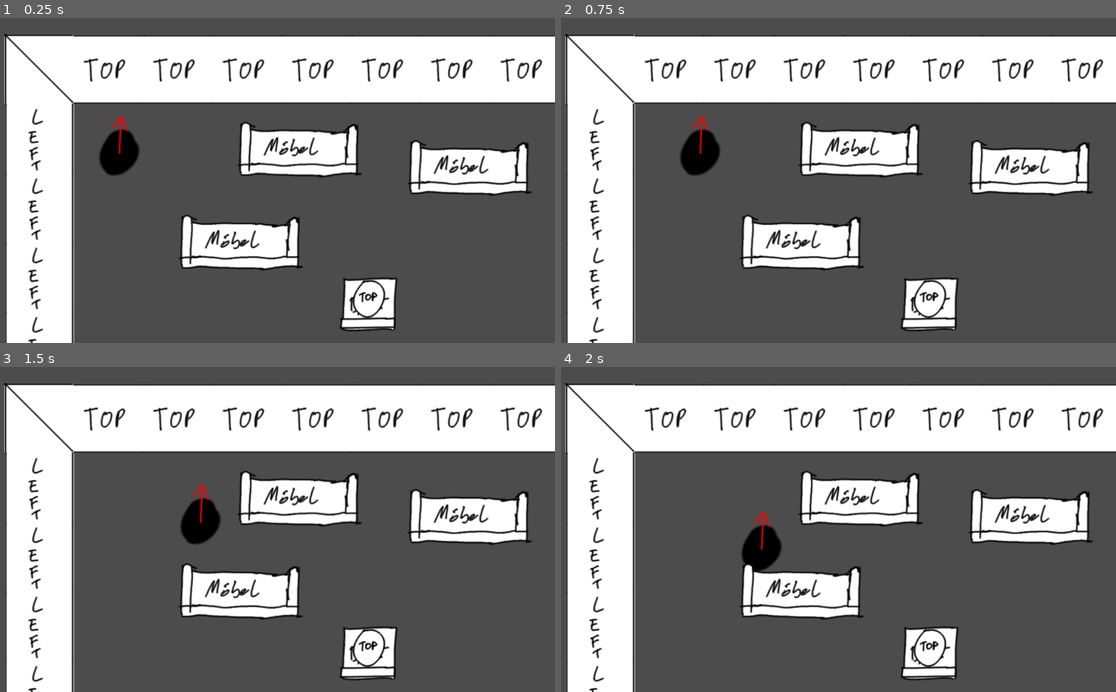
Above: before the commit, frames 1-4 (two rows, left to right).
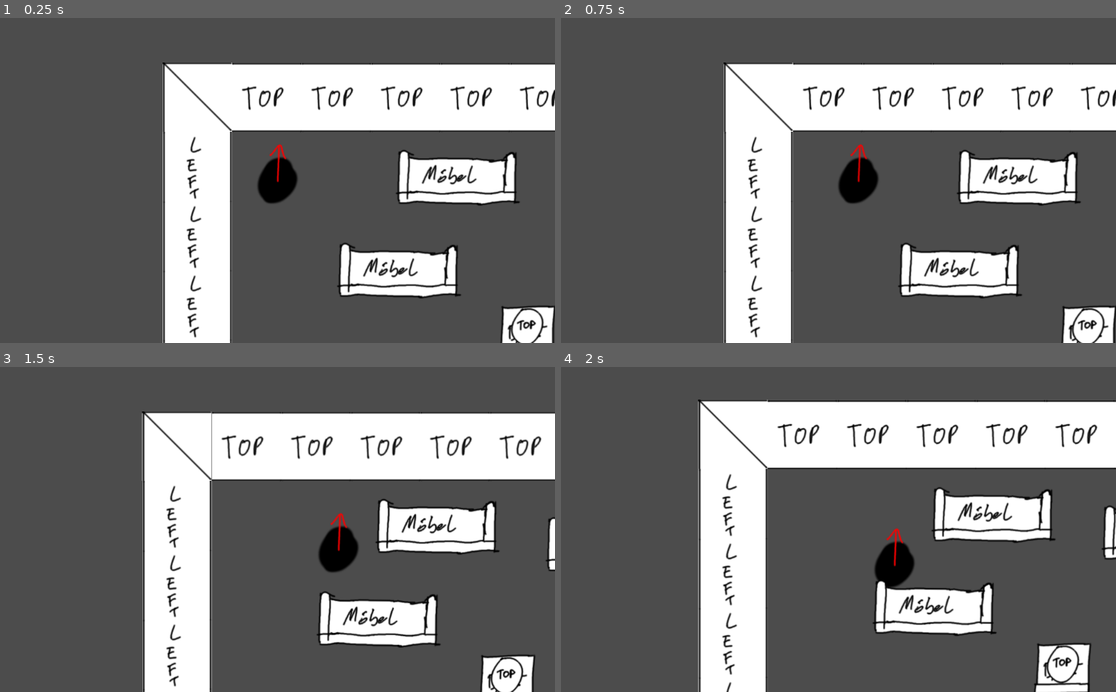
Above: after the commit, the same moments.

Repository: gingergenius/Spotify1962
Game: Godot game, scene res://StefanTestScene.tscn
Same seed, same stepped clock (60 frames per second), same inputs: the game is played once before the commit and once after it. Before the commit the project starts from res://game.tscn.
Inputs:
- Up to frame 1 (0.25 s): no input
- Up to frame 2 (0.75 s): tap Enter at 0.5 s; hold D (player_right) from 0.53 s (still down); hold Space (player_pull) from 0.53 s (still down)
- Up to frame 3 (1.5 s): release D (player_right) at 1.28 s; release Space (player_pull) at 1.28 s; hold S (player_down) from 1.28 s (still down); tap Space (player_pull) at 1.35 s
- Up to frame 4 (2 s): keep holding S (player_down)

The runs differ from the first frame. In frame 1, 49% of the frame differs, in the area x 0-100%, y 4-100%; in frame 2, 49%; in frame 3, 50%; in frame 4, 47%.

Commit message:
Add camera to player

Diff:
--- a/game.tscn
+++ b/StefanTestScene.tscn
@@ -61,13 +61,40 @@
 angular_damp = -1.0
 script = ExtResource( 1 )
 
-[node name="player_prototype" type="Sprite" parent="player" index="0"]
+[node name="Camera2D" type="Camera2D" parent="player" index="0"]
+
+position = Vector2( -0.899048, 12.0487 )
+anchor_mode = 1
+rotating = false
+current = true
+zoom = Vector2( 1, 1 )
+limit_left = -10000000
+limit_top = -10000000
+limit_right = 10000000
+limit_bottom = 10000000
+limit_smoothed = true
+drag_margin_h_enabled = true
+drag_margin_v_enabled = true
+smoothing_enabled = true
+smoothing_speed = 5.0
+offset_v = 0.0
+offset_h = 0.0
+drag_margin_left = 0.2
+drag_margin_top = 0.2
+drag_margin_right = 0.2
+drag_margin_bottom = 0.2
+editor_draw_screen = true
+editor_draw_limits = false
+editor_draw_drag_margin = false
+_sections_unfolded = [ "Limit", "Smoothing" ]
+
+[node name="player_prototype" type="Sprite" parent="player" index="1"]
 
 scale = Vector2( 0.999999, 0.999999 )
 texture = ExtResource( 2 )
 _sections_unfolded = [ "Transform" ]
 
-[node name="CollisionShape2D2" type="CollisionShape2D" parent="player" index="1"]
+[node name="CollisionShape2D2" type="CollisionShape2D" parent="player" index="2"]
 
 position = Vector2( -1.88339, 11.3759 )
 scale = Vector2( 1.10773, 1.10773 )
--- a/project.godot
+++ b/project.godot
@@ -8,15 +8,14 @@
 
 config_version=3
 
-=false
-
 [application]
 
 config/name="Spotify1962"
-run/main_scene="res://game.tscn"
+run/main_scene="res://StefanTestScene.tscn"
 config/icon="res://icon.png"
 
 [input]
+
 player_left=[ Object(InputEventKey,"resource_local_to_scene":false,"resource_name":"","device":0,"alt":false,"shift":false,"control":false,"meta":false,"command":false,"pressed":false,"scancode":65,"unicode":0,"echo":false,"script":null)
  ]
 player_right=[ Object(InputEventKey,"resource_local_to_scene":false,"resource_name":"","device":0,"alt":false,"shift":false,"control":false,"meta":false,"command":false,"pressed":false,"scancode":68,"unicode":0,"echo":false,"script":null)
